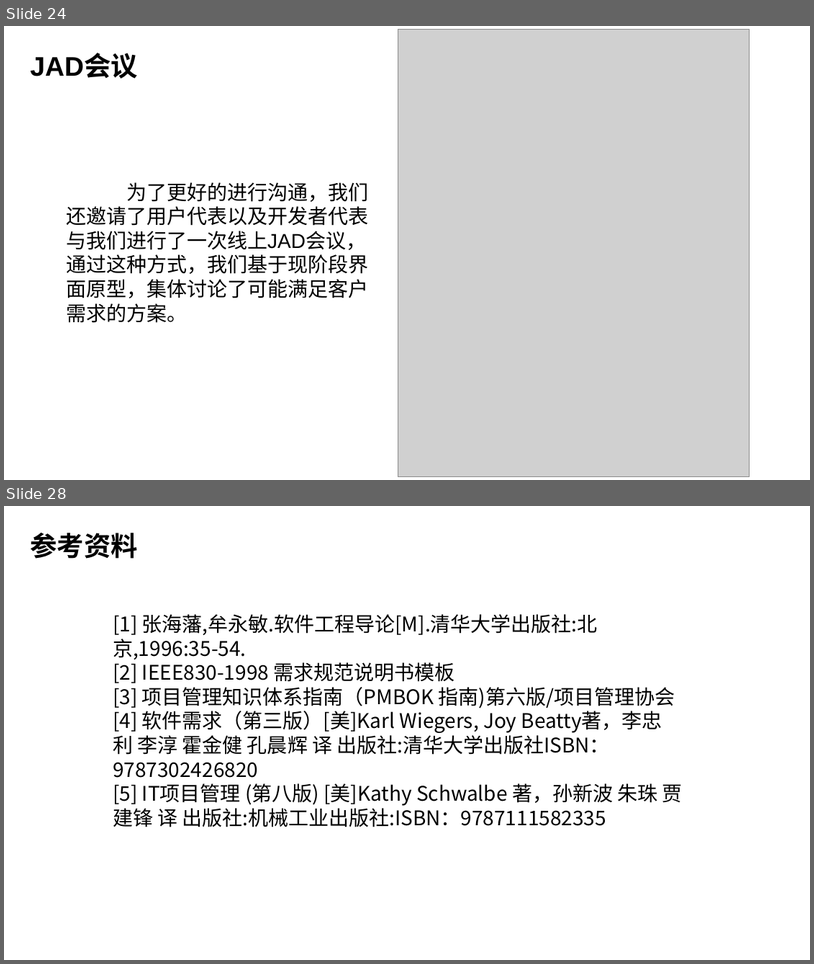
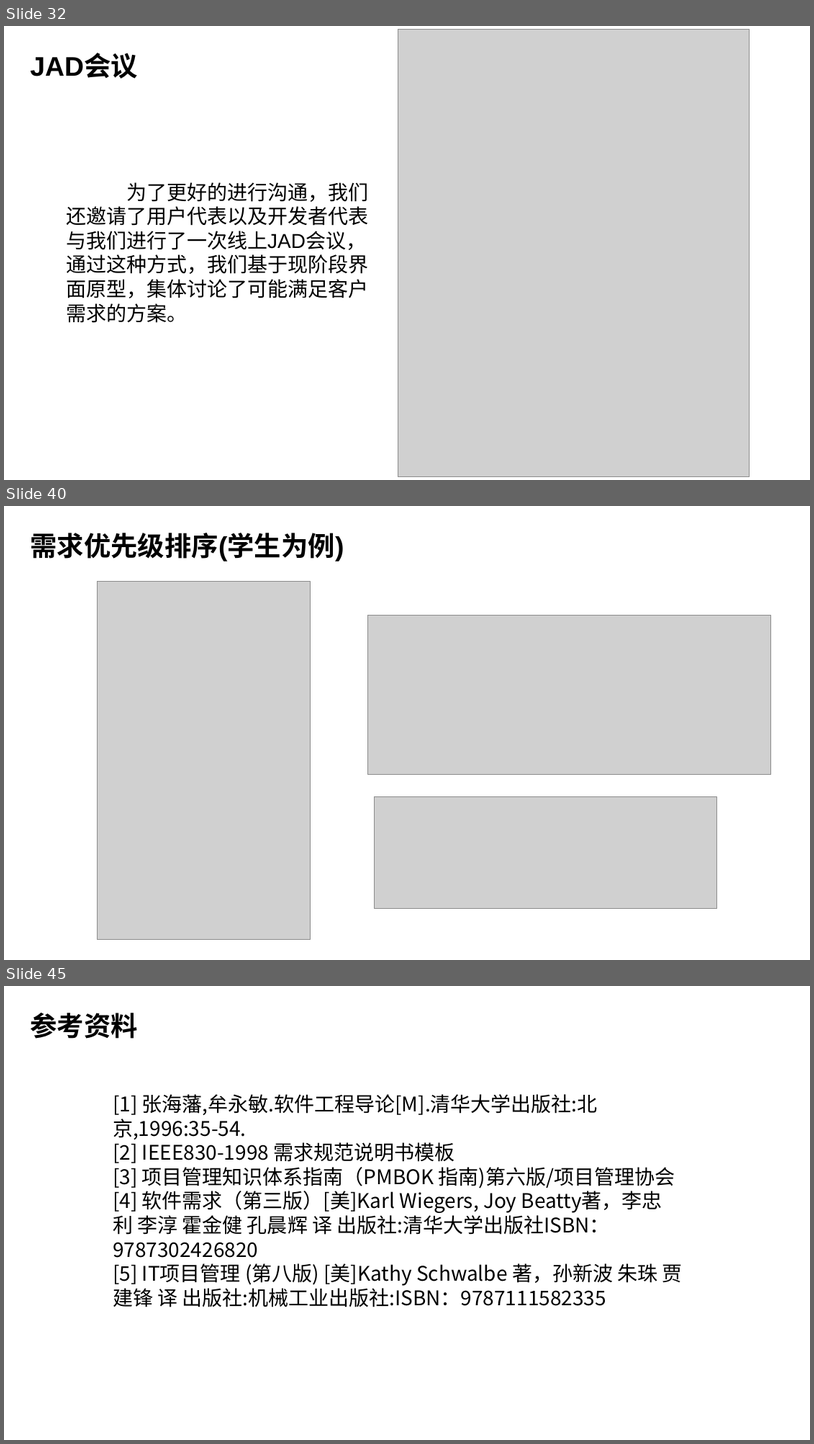
Before and after one commit to Ysuny2333/SRA2022-G15, a slide deck: 软件需求规格说明/SRA2022-G15-需求规格说明PPT.pptx. Shown one above the other, each under a label of ours: slides 24 and 28 before the commit, slides 32, 40 and 45 after it; the slides between them are not shown. The pictures are 814x964 and 814x1444 pixels, drawn with LibreOffice and Linux fonts; fonts in the diff are those of the drawing; grey boxes stand for pictures; background and template pictures are left out. Boxes give left, top, right and bottom in pixels: in the first picture for what was removed or moved away, otherwise in the second. Text is boxed around its words. In the diff, an @@ line names an element or a change of style, - is before the commit and + after.

Commit message:
Update SRA2022-G15-需求规格说明PPT.pptx
SRA2022-G15-软件需求规格说明(SRS)v0.2.0

```diff
--- a/软件需求规格说明/SRA2022-G15-需求规格说明PPT.pptx
+++ b/软件需求规格说明/SRA2022-G15-需求规格说明PPT.pptx
@@ slide 40 added at (4, 506, 810, 960), background picture (left out) @@
@@ text added at (30, 533, 344, 561), 32 pt, text #000000, bold @@
+需求优先级排序(学生为例)
@@ picture added at (97, 581, 311, 939) @@
@@ picture added at (368, 615, 772, 774) @@
@@ picture added at (375, 797, 718, 908) @@
@@ what was slide 24 is now slide 32 @@
@@ what was slide 28 is now slide 45 @@
```
Also in this commit, not shown: 10 slides changed, 16 other slides added.
